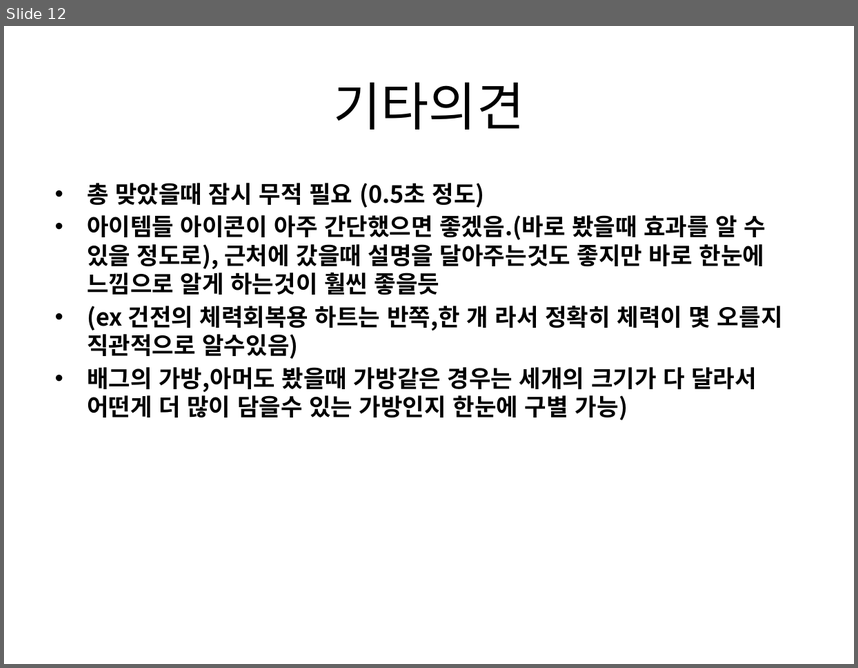
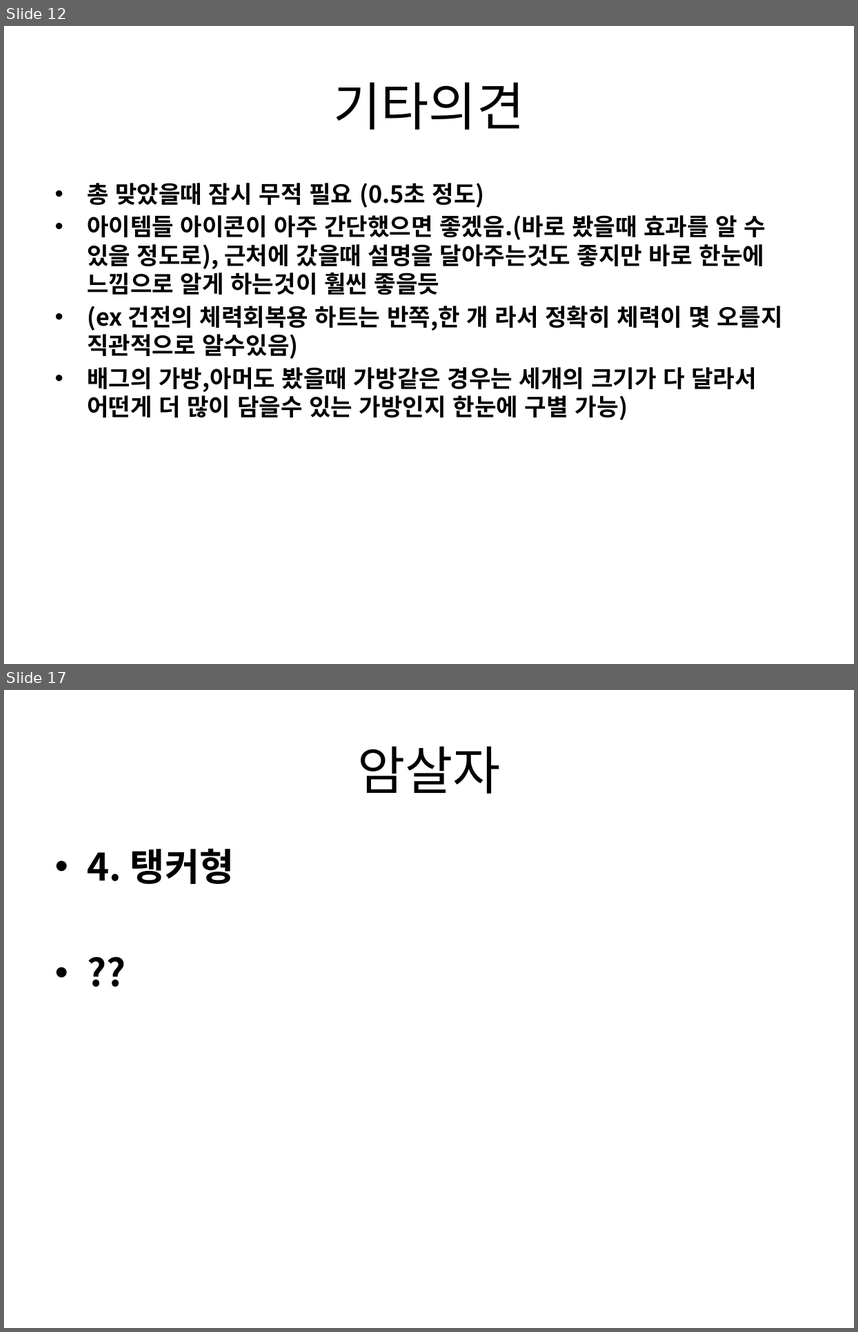
Before and after one commit to gkdlgndpdu/EscapeJail, a slide deck: EscapeJail/Assets/기획/스테이지1기획.pptx. Shown one above the other, each under a label of ours: slide 12 before the commit, slides 12 and 17 after it; the slides between them are not shown. The pictures are 858x668 and 858x1332 pixels, drawn with LibreOffice and Linux fonts; fonts in the diff are those of the drawing. Boxes give left, top, right and bottom in pixels: in the first picture for what was removed or moved away, otherwise in the second. Text is boxed around its words. In the diff, an @@ line names an element or a change of style, - is before the commit and + after.

```diff
--- a/EscapeJail/Assets/기획/스테이지1기획.pptx
+++ b/EscapeJail/Assets/기획/스테이지1기획.pptx
@@ slide 17 added at [4,690,854,1328], background #FFFFFF @@
@@ title added at [357,746,501,793], 44 pt, text #000000 @@
+암살자
@@ text added at [87,848,234,884], 32 pt, text #000000, bold @@
+• 4. 탱커형
+• ??
```
Also in this commit, not shown: 2 slides changed, 5 other slides added, 12 other files.
